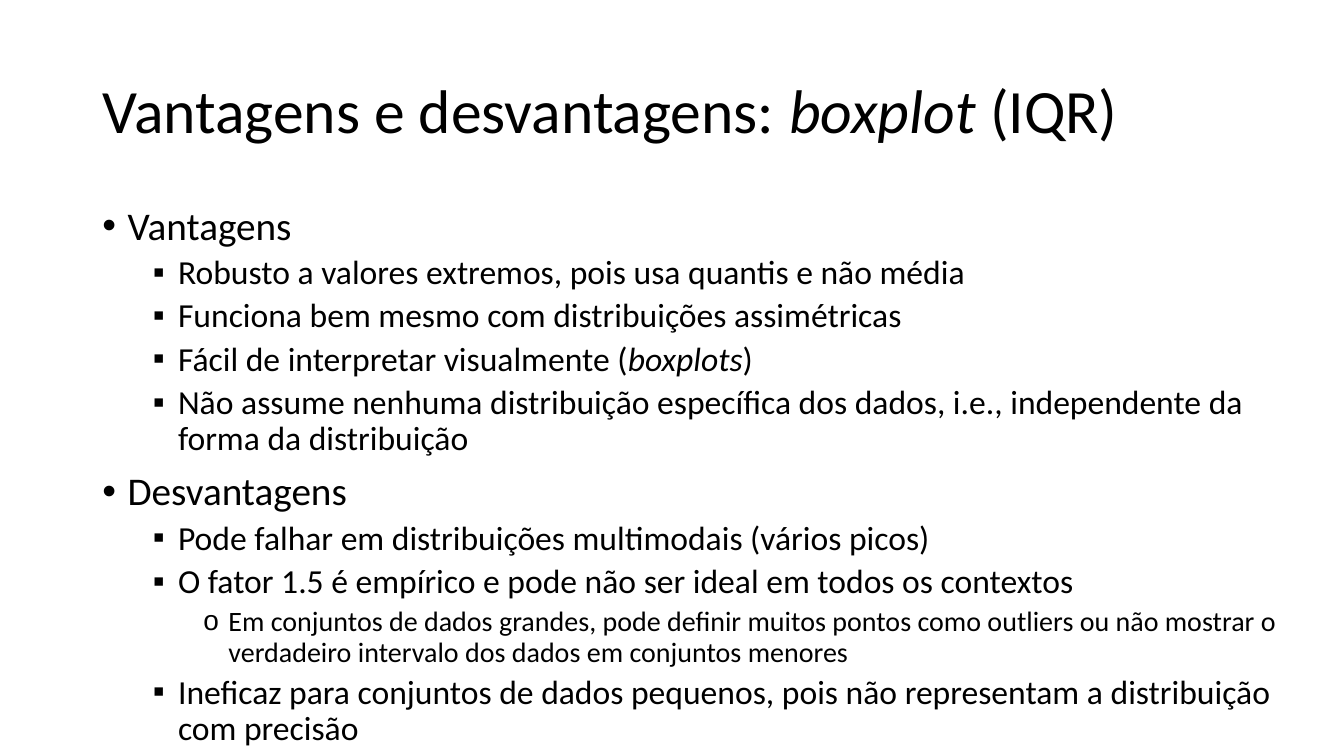
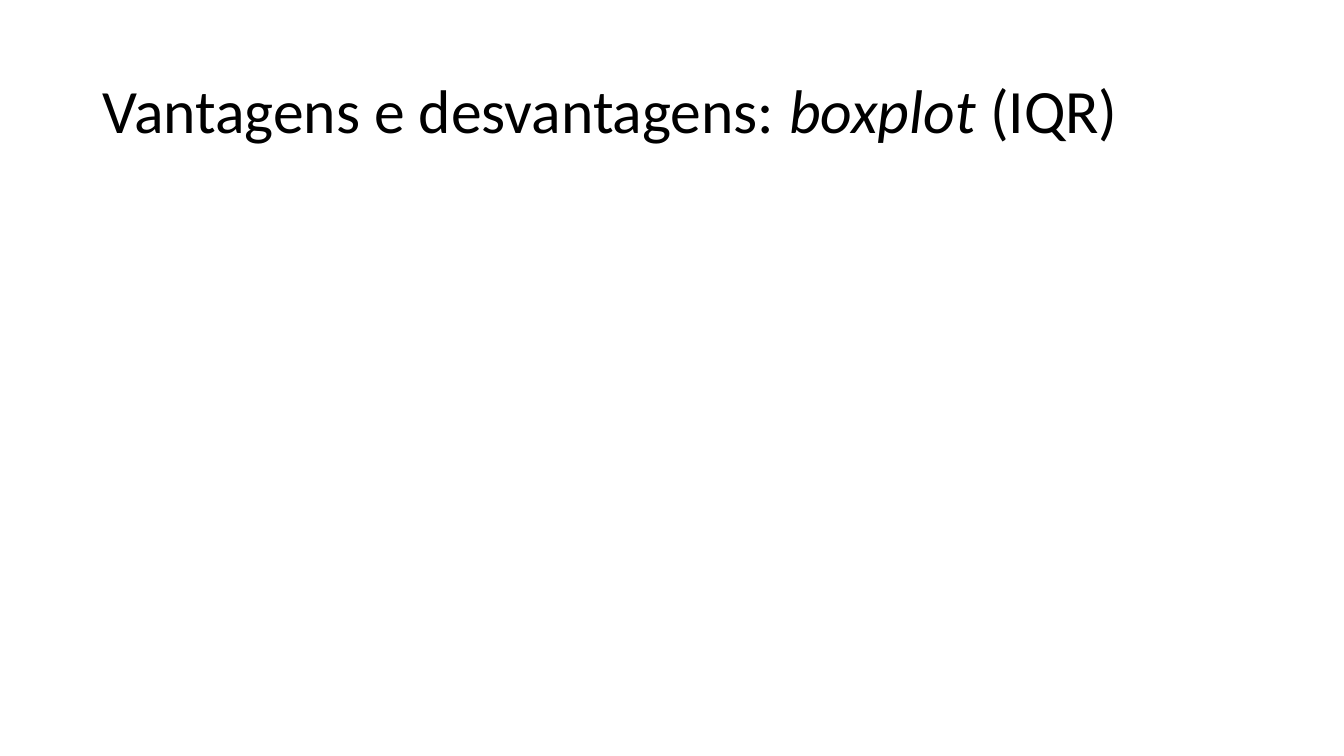
Before and after one commit to zz4fap/c24_inteligencia_artificial, a slide deck: slide 34 of slides/C24_EDA.pptx. Drawn at 1344x756 pixels with LibreOffice and Linux fonts; fonts in the diff are those of the drawing; grey boxes stand for pictures. Boxes give left, top, right and bottom in pixels: in the first picture for what was removed or moved away, otherwise in the second. Text is boxed around its words. In the diff, an @@ line names an element or a change of style, - is before the commit and + after.

Commit message:
update of slides

```diff
--- a/slides/C24_EDA.pptx
+++ b/slides/C24_EDA.pptx
@@ text removed at (128, 215, 1276, 746) @@
-• Vantagens
-  ▪ Robusto a valores extremos, pois usa quantis e não média
-  ▪ Funciona bem mesmo com distribuições assimétricas
-  ▪ Fácil de interpretar visualmente (boxplots)
-  ▪ Não assume nenhuma distribuição específica dos dados, i.e., independente da forma da distribuição
-• Desvantagens
-  ▪ Pode falhar em distribuições multimodais (vários picos)
-  ▪ O fator 1.5 é empírico e pode não ser ideal em todos os contextos
-    o Em conjuntos de dados grandes, pode definir muitos pontos como outliers ou não mostrar o verdadeiro intervalo dos dados em conjuntos menores
-  ▪ Ineficaz para conjuntos de dados pequenos, pois não representam a distribuição com precisão
```
Also in this commit, not shown: 19 other slides changed, 7 slides added, 1 other file.
